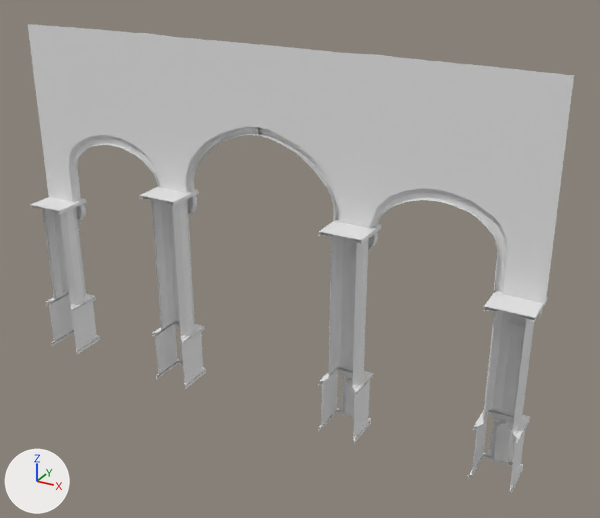
One commit to the FBX model Blitz/Blitz/Assets/3DAssets/WinScreen/TheatreWall.fbx: the scene before it, then after it.
Before and after are seen from a 50 mm camera at (18.0, -35.9, 22.6) aimed at (1.9, -6.7, 7.9). Arrows for +X, +Y and +Z are at lower left; the lights stay in place. Where no turn or scale is listed for an object, it has been applied to the vertices. Vertices at the same position are counted once.
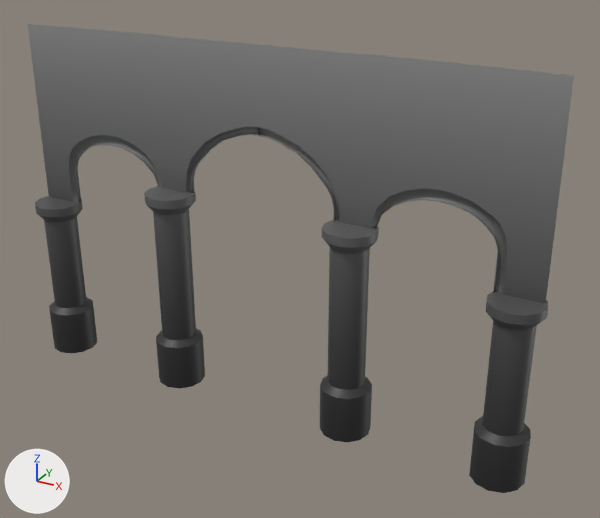
Patch to the scene script:
```diff
--- a/Blitz/Blitz/Assets/3DAssets/WinScreen/TheatreWall.fbx.py
+++ b/Blitz/Blitz/Assets/3DAssets/WinScreen/TheatreWall.fbx.py
@@ me_cube_003 @@
 # used by ob_cube_002; location = (-3.91, -7.42, 0.63); rotation_euler = (0.0, 0.0, -3.142), in degrees (0, 0, -180); scale = (-1.06, -1.06, -0.225)
-me_cube_003.from_pydata(...)  # 306 vertices, 249 faces; spans x -1.5..0.3, y -0.8..1.0, z -42.2..1.0
+me_cube_003.from_pydata(...)  # 72 vertices, 62 faces; spans x -7.9..-5.6, y -6.8..-4.5, z 0.4..10.1
+# me_cube_003 part 9: the loose piece of 176 vertices spanning x -1.5..0.3, y -0.8..1.0, z -42.2..1.0 is deleted
+# me_cube_003 part 10: the loose piece of 126 vertices spanning x -1.4..0.2, y 0.7..1.0, z -41.5..-35.8 is deleted
+# me_cube_003 part 11: 72 vertices added at x -7.9..-5.6, y -6.8..-4.5, z 0.4..10.1
+# me_cube_003 part 12: the surface is now shaded smooth
+me_cube_003.materials.append(mat_material_001)  # picture img_gradient_v1_png
@@ me_plane @@
 me_plane.from_pydata(...)  # 258 vertices, 209 faces; spans x -1.0..24.1, y -6.8..-6.6, z -1.0..7.7
+# me_plane part 13: texture (UV) coordinates of 209 of 209 faces, centred in x -0.2..23.3, y -6.8..-6.6, z -1.0..5.9, changed; they spanned u 0.01..1.0, v 0.0..0.99 and now span u 0.51..0.51, v 0.06..0.1
+me_plane.materials.append(mat_material_001)  # picture img_gradient_v1_png
@@ me_cube_004 @@
 # used by ob_cube_003; location = (-3.91, -7.42, 0.63); rotation_euler = (0.0, 0.0, -3.142), in degrees (0, 0, -180); scale = (-1.06, -1.06, -0.225)
-me_cube_004.from_pydata(...)  # 306 vertices, 249 faces; spans x 7.1..8.9, y -0.8..1.0, z -42.2..1.0
+me_cube_004.from_pydata(...)  # 72 vertices, 62 faces; spans x 1.2..3.5, y -6.8..-4.5, z 0.4..10.1
+# me_cube_004 part 5: the loose piece of 176 vertices spanning x 7.1..8.9, y -0.8..1.0, z -42.2..1.0 is deleted
+# me_cube_004 part 6: the loose piece of 126 vertices spanning x 7.1..8.8, y 0.7..1.0, z -41.5..-35.8 is deleted
+# me_cube_004 part 7: 72 vertices added at x 1.2..3.5, y -6.8..-4.5, z 0.4..10.1
+# me_cube_004 part 8: the surface is now shaded smooth
+me_cube_004.materials.append(mat_material_001)  # picture img_gradient_v1_png
@@ me_cube_002 @@
 # used by ob_cube_001; location = (-12.11, -7.42, 0.63); rotation_euler = (0.0, 0.0, -3.142), in degrees (0, 0, -180); scale = (-1.06, -1.06, -0.225)
-me_cube_002.from_pydata(...)  # 306 vertices, 249 faces; spans x -0.4..1.4, y -0.8..1.0, z -34.8..1.0
+me_cube_002.from_pydata(...)  # 72 vertices, 62 faces; spans x -22.0..-19.6, y -6.8..-4.5, z 0.4..8.5
+# me_cube_002 part 1: the loose piece of 176 vertices spanning x -0.4..1.4, y -0.8..1.0, z -34.8..1.0 is deleted
+# me_cube_002 part 2: the loose piece of 126 vertices spanning x -0.3..1.4, y 0.7..1.0, z -34.2..-28.5 is deleted
+# me_cube_002 part 3: 72 vertices added at x -22.0..-19.6, y -6.8..-4.5, z 0.4..8.5
+# me_cube_002 part 4: the surface is now shaded smooth
+me_cube_002.materials.append(mat_material_001)  # picture img_gradient_v1_png
@@ me_cube_005 @@
 # used by ob_cube_004; location = (-12.11, -7.42, 0.63); rotation_euler = (0.0, 0.0, -3.142), in degrees (0, 0, -180); scale = (-1.06, -1.06, -0.225)
-me_cube_005.from_pydata(...)  # 306 vertices, 249 faces; spans x 21.4..23.2, y -0.8..1.0, z -34.8..1.0
+me_cube_005.from_pydata(...)  # 72 vertices, 62 faces; spans x 1.2..3.5, y -6.8..-4.5, z 0.4..8.5
+# me_cube_005 part 14: the loose piece of 176 vertices spanning x 21.4..23.2, y -0.8..1.0, z -34.8..1.0 is deleted
+# me_cube_005 part 15: 72 vertices added at x 1.2..3.5, y -6.8..-4.5, z 0.4..8.5
+# me_cube_005 part 16: the surface is now shaded smooth
+me_cube_005.materials.append(mat_material_001)  # picture img_gradient_v1_png
@@ ob_cube_002 @@
 ob_cube_002 = bpy.data.objects.new('Cube.002', me_cube_003)
-ob_cube_002.location = (-3.91, -7.42, 0.63)
-ob_cube_002.rotation_euler = (0.0, 0.0, -3.142)  # degrees (0, 0, -180)
-ob_cube_002.scale = (-1.06, -1.06, -0.225)
+ob_cube_002.location = (2.2, -1.6, 0.0)
@@ ob_cube_003 @@
 ob_cube_003 = bpy.data.objects.new('Cube.003', me_cube_004)
-ob_cube_003.location = (-3.91, -7.42, 0.63)
-ob_cube_003.rotation_euler = (0.0, 0.0, -3.142)  # degrees (0, 0, -180)
-ob_cube_003.scale = (-1.06, -1.06, -0.225)
+ob_cube_003.location = (2.2, -1.6, 0.0)
@@ ob_cube_001 @@
 ob_cube_001 = bpy.data.objects.new('Cube.001', me_cube_002)
-ob_cube_001.location = (-12.11, -7.42, 0.63)
-ob_cube_001.rotation_euler = (0.0, 0.0, -3.142)  # degrees (0, 0, -180)
-ob_cube_001.scale = (-1.06, -1.06, -0.225)
+ob_cube_001.location = (9.23, -1.6, 0.0)
@@ ob_cube_004 @@
 ob_cube_004 = bpy.data.objects.new('Cube.004', me_cube_005)
-ob_cube_004.location = (-12.11, -7.42, 0.63)
-ob_cube_004.rotation_euler = (0.0, 0.0, -3.142)  # degrees (0, 0, -180)
-ob_cube_004.scale = (-1.06, -1.06, -0.225)
+ob_cube_004.location = (9.23, -1.6, 0.0)
```

Location of each change, (x1, y1, x2, y2) in pixels of the pictures (600 x 518 px):
'Plane', recoloured, surface changed
    both: (28, 24, 574, 305)
'Cube.004', reshaped, moved, turned, rescaled
    before: (468, 291, 548, 493)
    after: (469, 291, 548, 493)
'Cube.003', reshaped, moved, turned, rescaled
    before: (318, 219, 381, 444)
    after: (320, 219, 379, 442)
'Cube.002', reshaped, moved, turned, rescaled
    before: (139, 186, 206, 389)
    after: (144, 186, 205, 389)
'Cube.001', reshaped, moved, turned, rescaled
    before: (30, 197, 100, 354)
    after: (35, 196, 97, 353)
part 1 of me_cube_002, deleted
    before: (30, 197, 100, 354)
part 2 of me_cube_002, deleted
    before: (76, 204, 86, 223)
part 3 of me_cube_002, added (black)
    after: (35, 196, 97, 353)
part 5 of me_cube_004, deleted
    before: (318, 219, 381, 444)
part 6 of me_cube_004, deleted
    before: (349, 232, 378, 251)
part 7 of me_cube_004, added (black)
    after: (320, 219, 379, 442)
part 9 of me_cube_003, deleted
    before: (139, 186, 206, 389)
part 10 of me_cube_003, deleted
    before: (188, 195, 197, 216)
part 11 of me_cube_003, added (black)
    after: (144, 186, 205, 389)
part 13 of me_plane, surface changed
    before: (28, 24, 574, 305)
    after: (28, 24, 574, 303)
part 14 of me_cube_005, deleted
    before: (468, 291, 548, 493)
part 15 of me_cube_005, added (black)
    after: (469, 291, 548, 493)
